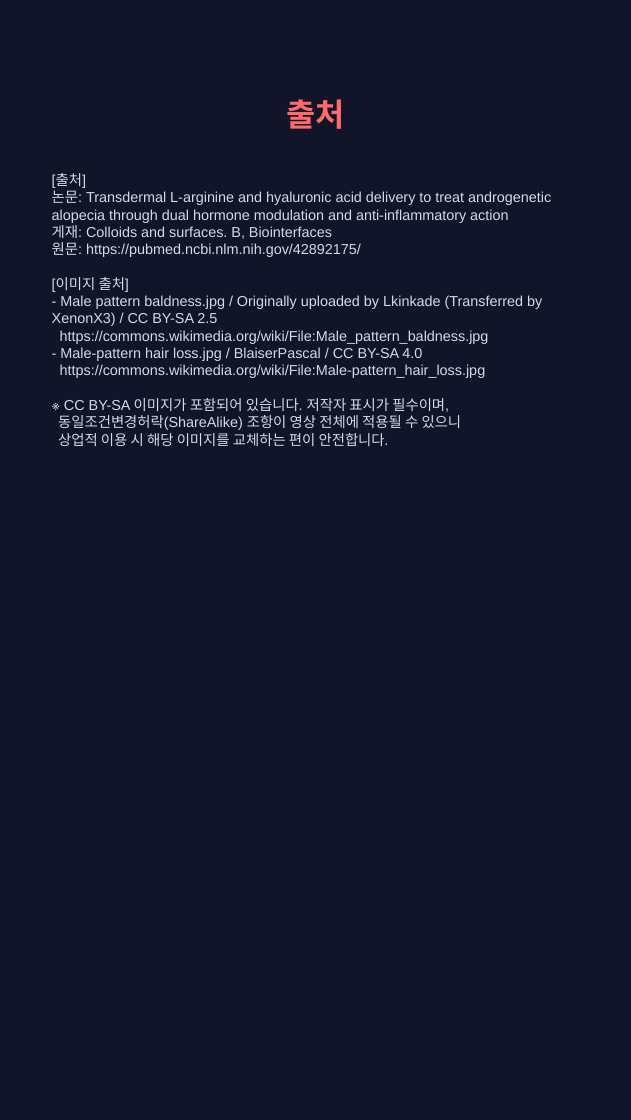
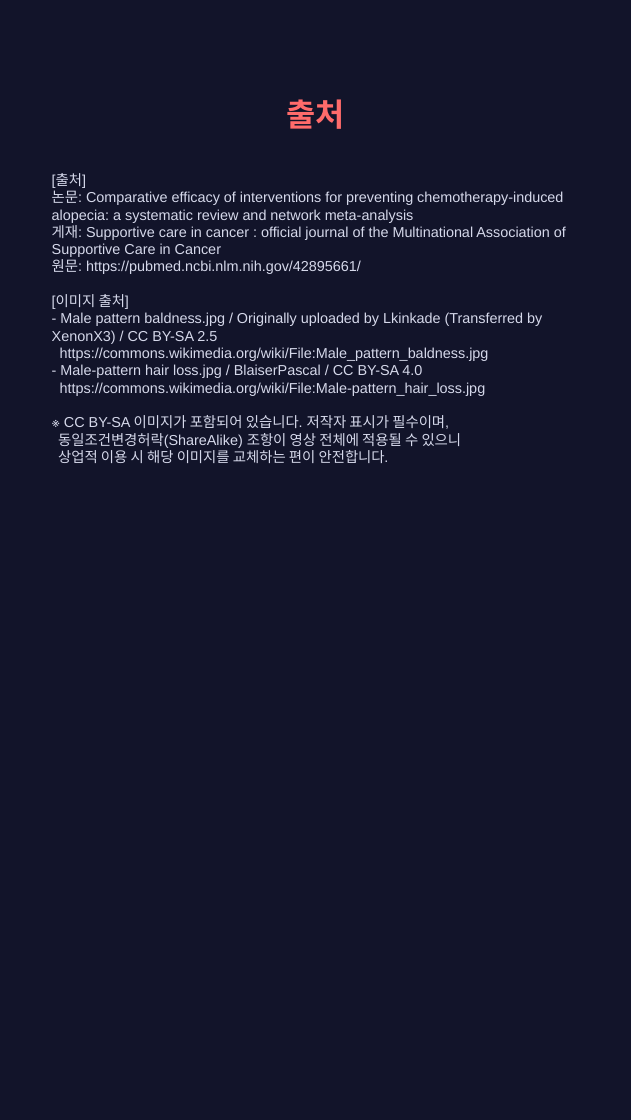
Before and after one commit to hyokang2010-BJ-ANTH/product-builder-test, a slide deck: slide 9 of pwa/data/latest/slides.pptx. Drawn at 631x1120 pixels with LibreOffice and Linux fonts; fonts in the diff are those of the drawing. Boxes give left, top, right and bottom in pixels: in the first picture for what was removed or moved away, otherwise in the second. Text is boxed around its words. In the diff, an @@ line names an element or a change of style, - is before the commit and + after.

```diff
--- a/pwa/data/latest/slides.pptx
+++ b/pwa/data/latest/slides.pptx
@@ text at bbox=[52, 173, 566, 463]: text changed @@
-[출처]
-논문: Transdermal L-arginine and hyaluronic acid delivery to treat androgenetic alopecia through dual hormone modulation and anti-inflammatory action
-게재: Colloids and surfaces. B, Biointerfaces
-원문: https://pubmed.ncbi.nlm.nih.gov/42892175/
-[이미지 출처]
-- Male pattern baldness.jpg / Originally uploaded by Lkinkade (Transferred by XenonX3) / CC BY-SA 2.5
-https://commons.wikimedia.org/wiki/File:Male_pattern_baldness.jpg
-- Male-pattern hair loss.jpg / BlaiserPascal / CC BY-SA 4.0
-https://commons.wikimedia.org/wiki/File:Male-pattern_hair_loss.jpg
-※ CC BY-SA 이미지가 포함되어 있습니다. 저작자 표시가 필수이며,
-동일조건변경허락(ShareAlike) 조항이 영상 전체에 적용될 수 있으니
-상업적 이용 시 해당 이미지를 교체하는 편이 안전합니다.
+[출처]
+논문: Comparative efficacy of interventions for preventing chemotherapy-induced alopecia: a systematic review and network meta-analysis
+게재: Supportive care in cancer : official journal of the Multinational Association of Supportive Care in Cancer
+원문: https://pubmed.ncbi.nlm.nih.gov/42895661/
+[이미지 출처]
+- Male pattern baldness.jpg / Originally uploaded by Lkinkade (Transferred by XenonX3) / CC BY-SA 2.5
+https://commons.wikimedia.org/wiki/File:Male_pattern_baldness.jpg
+- Male-pattern hair loss.jpg / BlaiserPascal / CC BY-SA 4.0
+https://commons.wikimedia.org/wiki/File:Male-pattern_hair_loss.jpg
+※ CC BY-SA 이미지가 포함되어 있습니다. 저작자 표시가 필수이며,
+동일조건변경허락(ShareAlike) 조항이 영상 전체에 적용될 수 있으니
+상업적 이용 시 해당 이미지를 교체하는 편이 안전합니다.
```
Also in this commit, not shown: 3 other slides changed, 3 slides added, 3 slides removed, 26 other files.
